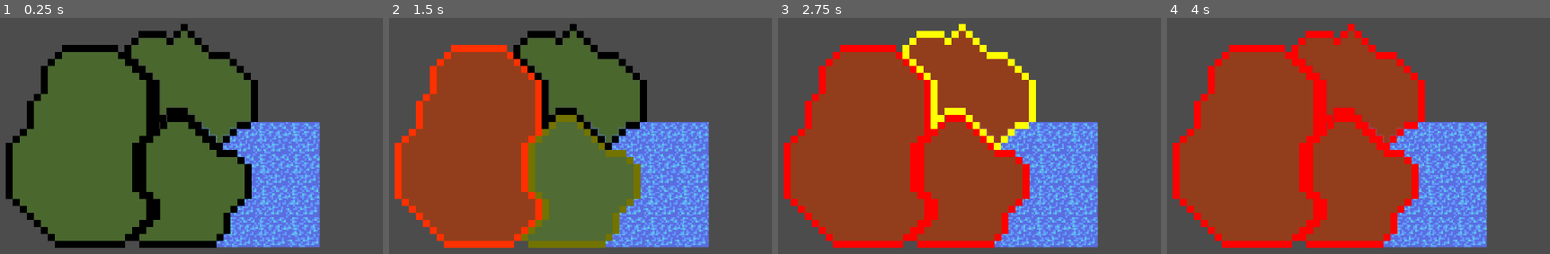
Above: before the commit, frames 1-4 (left to right).
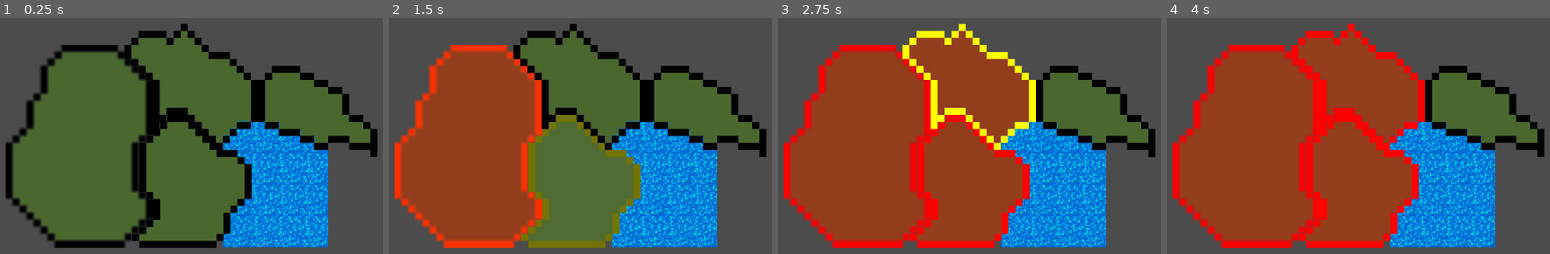
Above: after the commit, the same moments.

Repository: Raelr/StrategyGame
Game: Godot game, scene res://Scenes/World.tscn
The game is run twice, just before and just after one commit, with the same random seed, the same clock (stepped at 60 frames per second) and the same inputs.
Inputs (mouse positions are in pixels of both pictures, inside the frame that each line leads up to):
- Up to frame 1 (0.25 s): no input
- Up to frame 2 (1.5 s): move the mouse to (469, 145) at 0.52 s; press the mouse at (469, 145) at 0.53 s; move the mouse to (580, 180) at 1.27 s; release the mouse at (580, 180) at 1.28 s; right-click (580, 180) at 1.35 s; click (580, 180) at 1.42 s
- Up to frame 3 (2.75 s): move the mouse to (969, 86) at 2.02 s; press the mouse at (969, 86) at 2.03 s
- Up to frame 4 (4 s): move the mouse to (1262, 228) at 2.77 s; release the mouse at (1262, 228) at 2.78 s; right-click (1262, 228) at 2.85 s; click (1262, 228) at 2.92 s; move the mouse to (1515, 206) at 3.52 s; press the mouse at (1515, 206) at 3.53 s

The runs differ from the first frame. In frame 1, 20% of the frame differs, in the area x 1-99%, y 11-98%; in frame 2, 21%; in frame 3, 21%; in frame 4, 21%.

Commit message:
Added a fourth region. Need to surround the water texture completely

Diff:
--- a/Scenes/World.tscn
+++ b/Scenes/World.tscn
@@ -11,12 +11,16 @@
 [ext_resource path="res://Sprites/Region3Details.png" type="Texture" id=9]
 [ext_resource path="res://Sprites/Region3Overlay.png" type="Texture" id=10]
 [ext_resource path="res://Scenes/Water.tscn" type="PackedScene" id=11]
+[ext_resource path="res://Sprites/FourthRegionOutline.png" type="Texture" id=12]
+[ext_resource path="res://Sprites/FourthRegionDetails.png" type="Texture" id=13]
+[ext_resource path="res://Sprites/FourthRegionOverlay.png" type="Texture" id=14]
 
 [node name="World" type="Node2D"]
 
 [node name="Water" parent="." instance=ExtResource( 11 )]
-position = Vector2( 534.142, 296.509 )
-scale = Vector2( 1.15851, 1.11793 )
+modulate = Color( 0, 1, 0.929412, 1 )
+position = Vector2( 540.014, 296.268 )
+scale = Vector2( 0.932962, 1.1315 )
 
 [node name="WestRegion" parent="." instance=ExtResource( 1 )]
 position = Vector2( 484.155, 285.467 )
@@ -74,8 +78,31 @@
 texture = ExtResource( 8 )
 
 [node name="CollisionPolygon2D" parent="NorthRegion" index="1"]
+polygon = PoolVector2Array( -11.0775, 11.6199, -11.0775, -3.8866, -20.6172, -11.9257, -18.8379, -11.9757, -14.872, -16.0845, -7.04726, -16.0845, -5.97539, -14.0837, -2.86694, -17.9782, -1.2234, -17.9782, 7.20868, -9.93912, 11.0317, -9.93912, 19.035, -1.9715, 18.985, 10.0479, 16.9842, 12.1559, 14.8404, 12.0487, 11.0174, 15.9789, 9.01659, 16.0146, 9.01659, 17.9083, 7.05148, 17.9083, 7.01575, 16.0861, 5.01492, 15.9074, 4.97919, 14.121, 3.04982, 13.9066, 3.01408, 12.1559, 1.04898, 11.9415, 0.977524, 10.0836, -0.916122, 9.97641, -1.02332, 8.15421, -6.99008, 8.01129, -6.99008, 9.97641, -8.95519, 10.0836, -8.95519, 11.7628 )
+
+[node name="EastRegion" parent="." instance=ExtResource( 1 )]
+position = Vector2( 552.139, 274.488 )
+region_details = ExtResource( 13 )
+region_outline = ExtResource( 12 )
+region_overlay = ExtResource( 14 )
+occupied_color = Color( 0, 0, 0, 0 )
+change_duration = 2.0
+
+[node name="Details" parent="EastRegion" index="0"]
+texture = ExtResource( 13 )
+
+[node name="Overlay" parent="EastRegion/Details" index="0"]
+modulate = Color( 0, 0, 0, 0 )
+position = Vector2( 0.981201, 0.997589 )
+texture = ExtResource( 14 )
+
+[node name="Outline" parent="EastRegion/Details" index="1"]
+position = Vector2( -0.0100708, 0.979343 )
+texture = ExtResource( 12 )
+
+[node name="CollisionPolygon2D" parent="EastRegion" index="1"]
 visible = false
-polygon = PoolVector2Array( -11.0775, 11.6199, -11.0775, -3.8866, -20.6172, -11.9257, -18.8379, -11.9757, -14.872, -16.0845, -7.04726, -16.0845, -5.97539, -14.0837, -2.86694, -17.9782, -1.2234, -17.9782, 7.20868, -9.93912, 11.0317, -9.93912, 19.035, -1.9715, 18.985, 10.0479, 16.9842, 12.1559, 14.8404, 12.0487, 11.0174, 15.9789, 9.01659, 16.0146, 9.01659, 17.9083, 7.05148, 17.9083, 7.01575, 16.0861, 5.01492, 15.9074, 4.97919, 14.121, 3.04982, 13.9066, 3.01408, 12.1559, 1.04898, 11.9415, 0.977524, 10.0836, -0.916122, 9.97641, -1.02332, 8.15421, -6.99008, 8.01129, -6.99008, 9.97641, -8.95519, 10.0836, -8.95519, 11.7628 )
+polygon = PoolVector2Array( -16.9916, -7.93893, -17.012, 3.96616, -15.0142, 4.00693, -14.9938, 5.96396, -11.0186, 6.02512, -10.9982, 7.94135, -5.02533, 7.94135, -5.02533, 9.97989, -1.05011, 10.041, -1.02948, 11.9614, 2.98645, 11.9206, 3.00684, 10.0044, 8.91864, 10.0044, 8.9798, 12.0633, 14.9323, 12.0021, 14.9527, 14.0203, 17.0079, 13.9634, 16.9468, 6.03348, 15.0714, 5.97232, 15.051, 4.01532, 13.0328, 3.93378, 12.992, 1.97678, 8.99646, 1.89523, 8.98438, -3.99222, 7.02734, -4.03299, 7.02734, -6.01041, 3.0318, -6.07156, 2.99103, -8.00818, -0.902588, -8.13049, -0.943359, -10.0467, -4.9389, -10.0467, -4.97955, -12.0772, -13.0726, -12.0772, -13.0319, -10.059, -14.9888, -10.0794, -15.0092, -8.02048 )
 
 [node name="Camera2D" type="Camera2D" parent="."]
 position = Vector2( 499.237, 284.756 )
@@ -87,3 +114,5 @@
 [editable path="SouthRegion"]
 
 [editable path="NorthRegion"]
+
+[editable path="EastRegion"]
Not shown: 1 places in Scenes/World.tscn that only renumber resources
Binary file added: Sprites/FourthRegionDetails.png
Not shown, changed: Sprites/FourthRegionDetails.png.import
Binary file added: Sprites/FourthRegionOutline.png
Not shown, changed: Sprites/FourthRegionOutline.png.import
Binary file added: Sprites/FourthRegionOverlay.png
Not shown, changed: Sprites/FourthRegionOverlay.png.import
